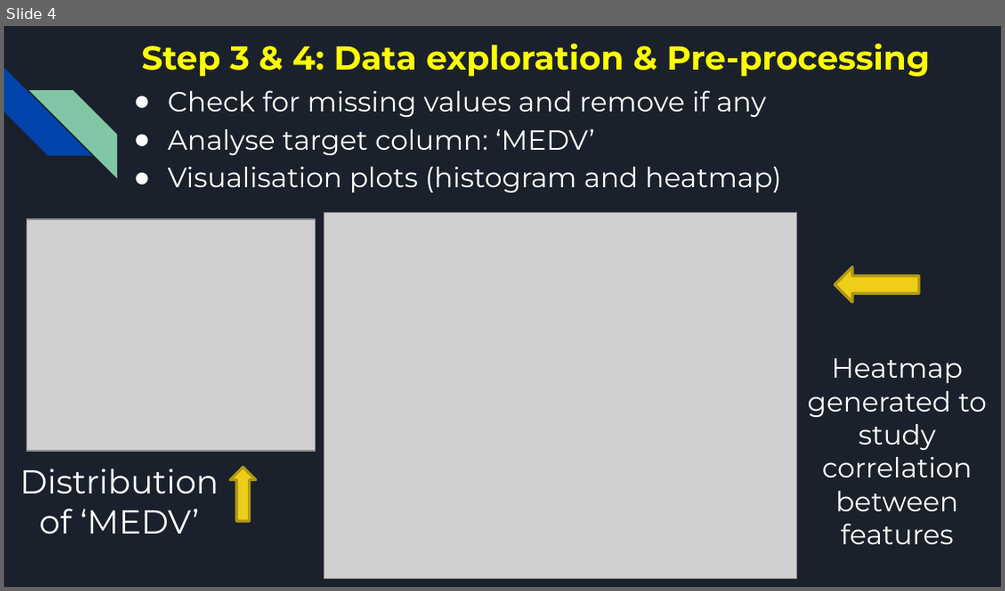
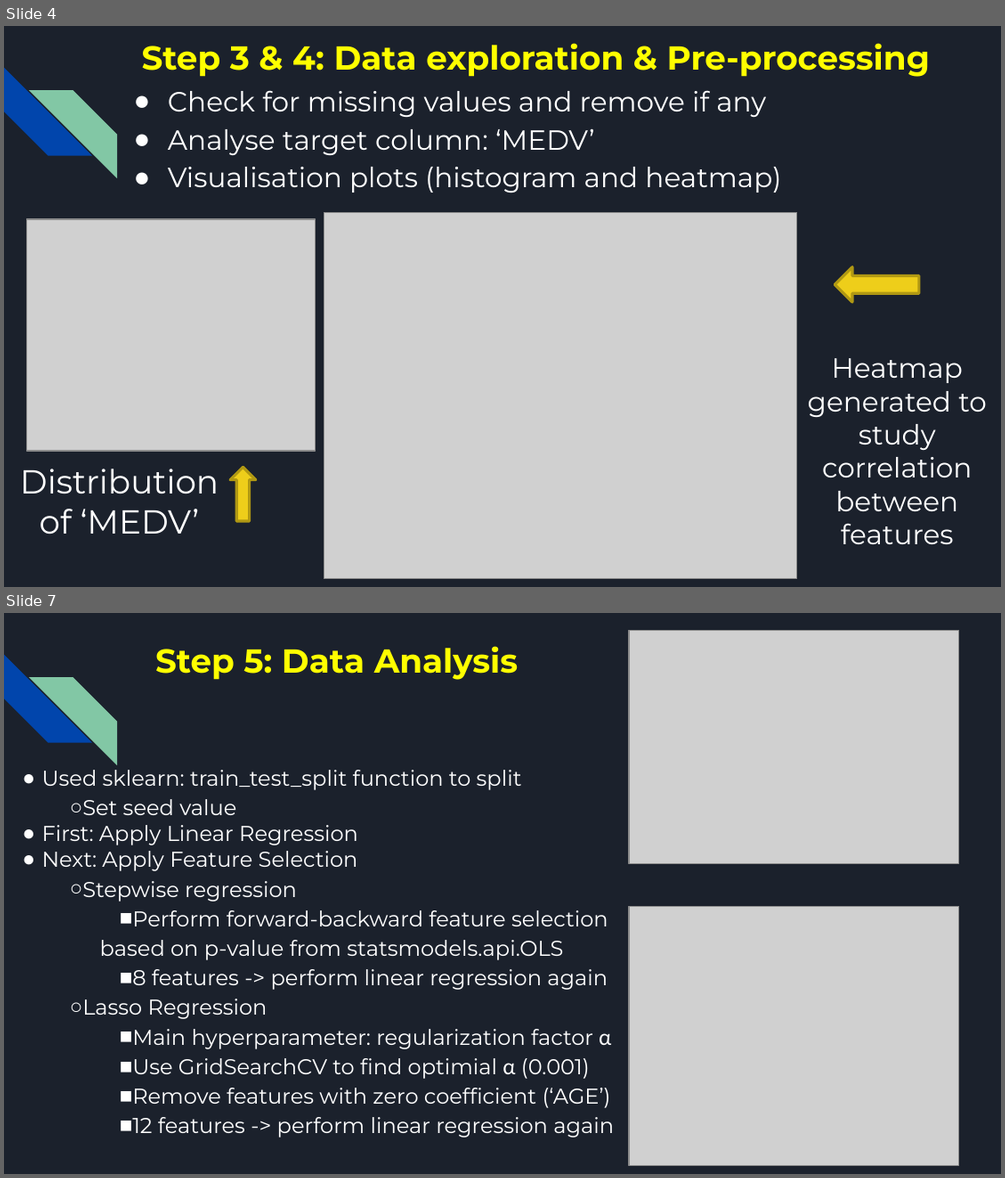
Before and after one commit to ZacOPunky/CE9010_2018, a slide deck: CE9010 Presentation.pptx. Shown one above the other, each under a label of ours: slide 4 before the commit, slides 4 and 7 after it; the slides between them are not shown. The pictures are 1005x591 and 1005x1178 pixels, drawn with LibreOffice and Linux fonts; fonts in the diff are those of the drawing; grey boxes stand for pictures. Boxes give left, top, right and bottom in pixels: in the first picture for what was removed or moved away, otherwise in the second. Text is boxed around its words. In the diff, an @@ line names an element or a change of style, - is before the commit and + after.

```diff
--- a/CE9010 Presentation.pptx
+++ b/CE9010 Presentation.pptx
@@ slide 7 added at [4,613,1001,1174], background #1B212C; not listed: 2 template elements that a slide beside it also shows @@
@@ picture added at [629,630,959,863] @@
@@ title added at [155,646,518,680], 24 pt, text #FFFF00, bold @@
+Step 5: Data Analysis
@@ text added at [42,770,614,1137], 15.5 pt, text #FFFFFF @@
+● Used sklearn: train_test_split function to split
+  ○ Set seed value
+● First: Apply Linear Regression
+● Next: Apply Feature Selection
+  ○ Stepwise regression
+    ■ Perform forward-backward feature selection based on p-value from statsmodels.api.OLS
+    ■ 8 features -> perform linear regression again
+  ○ Lasso Regression
+    ■ Main hyperparameter: regularization factor α
+    ■ Use GridSearchCV to find optimial α (0.001)
+    ■ Remove features with zero coefficient (‘AGE’)
+    ■ 12 features -> perform linear regression again
@@ picture added at [629,906,959,1165] @@
```
Also in this commit, not shown: 5 slides changed.
